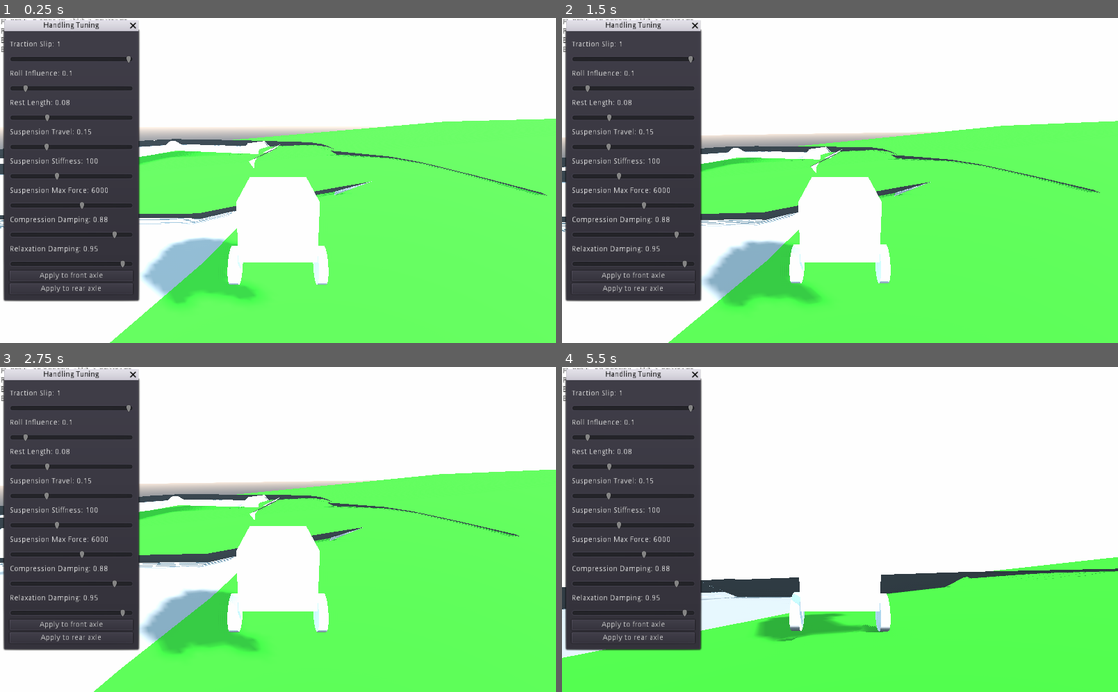
Above: before the commit, frames 1-4 (two rows, left to right).
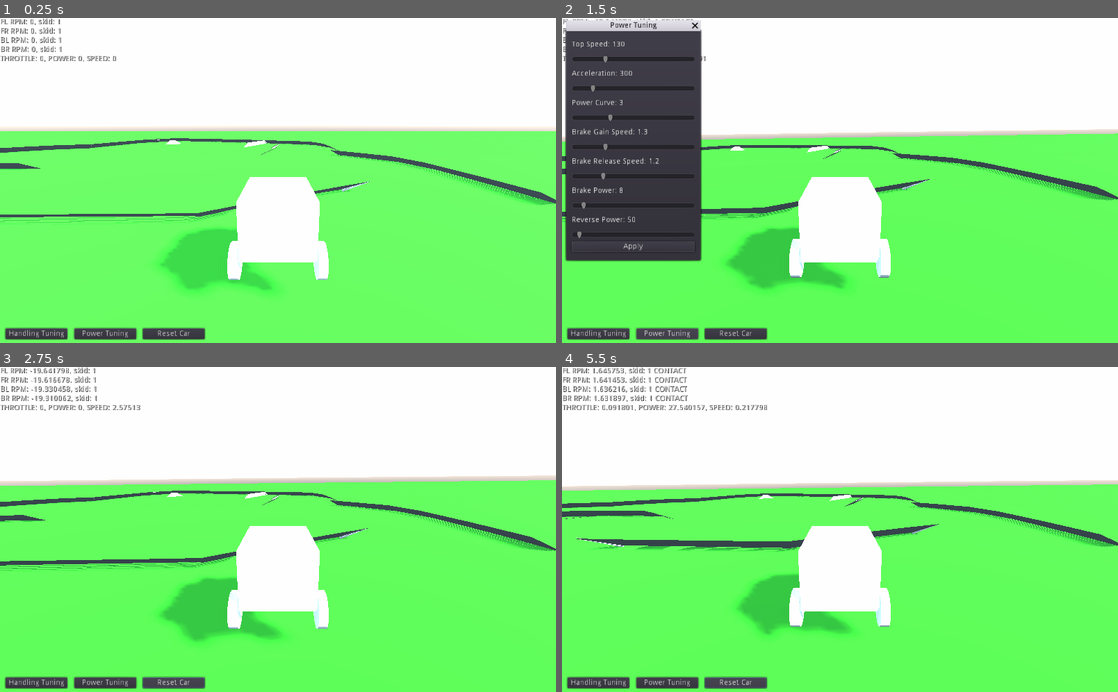
Above: after the commit, the same moments.

Repository: gampixi/carty
Game: Godot game, scene res://scenes/levels/TestTrackLevel.tscn
Same seed, same stepped clock (60 frames per second), same inputs: the game is played once before the commit and once after it.
Inputs (mouse positions are in pixels of both pictures, inside the frame that each line leads up to):
- Up to frame 1 (0.25 s): no input
- Up to frame 2 (1.5 s): click (600, 333) at 0.5 s, where only the run after the commit has a clickable "Handling Tuning"; click (667, 333) at 1.25 s, where only the run after the commit has a clickable "Power Tuning"
- Up to frame 3 (2.75 s): click (172, 682) at 2 s, where only the run after the commit has a clickable "Reset Car"
- Up to frame 4 (5.5 s): hold D (steer_right) 2.78-3.53 s; hold S (brake) 3.53-4.28 s; hold D (steer_right) 4.28-5.03 s; hold W (accelerate) from 5.03 s (still down)

The runs differ from the first frame. In frame 1, 33% of the frame differs, in the area x 0-100%, y 0-100%; in frame 2, 17%; in frame 3, 33%; in frame 4, 45%.

Commit message:
Gears scrapped but car is pretty cool now

Diff:
--- a/game/project.godot
+++ b/game/project.godot
@@ -8,9 +8,26 @@
 
 config_version=4
 
-_global_script_classes=[  ]
+_global_script_classes=[ {
+"base": "Resource",
+"class": "AxleTuning",
+"language": "GDScript",
+"path": "res://scripts/resources/axle_tuning.gd"
+}, {
+"base": "VehicleBody",
+"class": "Car",
+"language": "GDScript",
+"path": "res://scripts/car.gd"
+}, {
+"base": "Resource",
+"class": "PowerTuning",
+"language": "GDScript",
+"path": "res://scripts/resources/power_tuning.gd"
+} ]
 _global_script_class_icons={
-
+"AxleTuning": "",
+"Car": "",
+"PowerTuning": ""
 }
 
 [application]
--- a/game/resources/tunings/test_front.tres
+++ b/game/resources/axle_tunings/test_front.tres
@@ -4,11 +4,11 @@
 
 [resource]
 script = ExtResource( 1 )
-roll = 0.1
-slip = 1.0
-rest = 0.08
-travel = 0.15
-stiffness = 100
+roll = 0.5
+slip = 1.6
+rest = 0.01
+travel = 0.19
+stiffness = 75
 max_force = 6000
-compression = 0.88
-relaxation = 0.95
+compression = 1.0
+relaxation = 1.0
--- a/game/resources/tunings/test_rear.tres
+++ b/game/resources/axle_tunings/test_rear.tres
@@ -4,11 +4,11 @@
 
 [resource]
 script = ExtResource( 1 )
-roll = 0.1
-slip = 1.0
-rest = 0.08
-travel = 0.15
-stiffness = 100
+roll = 0.5
+slip = 1.2
+rest = 0.01
+travel = 0.19
+stiffness = 75
 max_force = 6000
-compression = 0.88
-relaxation = 0.95
+compression = 1.0
+relaxation = 1.0
--- /dev/null
+++ b/game/resources/power_tunings/test_car_power.tres
@@ -0,0 +1,16 @@
+[gd_resource type="Resource" load_steps=2 format=2]
+
+[ext_resource path="res://scripts/resources/power_tuning.gd" type="Script" id=1]
+
+[resource]
+script = ExtResource( 1 )
+top_speed = 130.0
+acceleration = 300.0
+base_throttle_gain = 0.2
+speed_throttle_gain_mult = 0.02
+throttle_release = 0.8
+power_gain_curve = 3.0
+brake_gain = 1.3
+brake_release = 1.2
+brake_power = 8.0
+reverse_power = 50.0
--- a/game/scenes/levels/TestTrackLevel.tscn
+++ b/game/scenes/levels/TestTrackLevel.tscn
@@ -1,9 +1,9 @@
-[gd_scene load_steps=6 format=2]
+[gd_scene load_steps=9 format=2]
 
 [ext_resource path="res://scenes/prefabs/cars/TestCar.tscn" type="PackedScene" id=1]
 [ext_resource path="res://scenes/tracks/TestTrack.tscn" type="PackedScene" id=2]
 [ext_resource path="res://scenes/ui/windows/HandlingTuningWindow.tscn" type="PackedScene" id=3]
-[ext_resource path="res://resources/tunings/test_front.tres" type="Resource" id=4]
+[ext_resource path="res://scenes/ui/windows/PowerTuningWindow.tscn" type="PackedScene" id=5]
 
 [sub_resource type="GDScript" id=1]
 script/source = "extends Label
@@ -14,7 +14,8 @@
 \"\"\"FL RPM: {fl_rpm}, skid: {fl_skid} {fl_contact}
 FR RPM: {fr_rpm}, skid: {fr_skid} {fr_contact}
 BL RPM: {bl_rpm}, skid: {bl_skid} {bl_contact}
-BR RPM: {br_rpm}, skid: {br_skid} {br_contact}\"\"\"
+BR RPM: {br_rpm}, skid: {br_skid} {br_contact}
+THROTTLE: {throttle}, POWER: {power}, SPEED: {speed}\"\"\"
 
 func _ready():
 	car = get_node(car)
@@ -24,8 +25,50 @@
 		\"fl_rpm\": car.wheel_fl.get_rpm(), \"fl_skid\": car.wheel_fl.get_skidinfo(), \"fl_contact\": \"CONTACT\" if car.wheel_fl.is_in_contact() else \"\",\\
 		\"fr_rpm\": car.wheel_fr.get_rpm(), \"fr_skid\": car.wheel_fr.get_skidinfo(), \"fr_contact\": \"CONTACT\" if car.wheel_fr.is_in_contact() else \"\",\\
 		\"bl_rpm\": car.wheel_bl.get_rpm(), \"bl_skid\": car.wheel_bl.get_skidinfo(), \"bl_contact\": \"CONTACT\" if car.wheel_bl.is_in_contact() else \"\",\\
-		\"br_rpm\": car.wheel_br.get_rpm(), \"br_skid\": car.wheel_br.get_skidinfo(), \"br_contact\": \"CONTACT\" if car.wheel_br.is_in_contact() else \"\"\\
+		\"br_rpm\": car.wheel_br.get_rpm(), \"br_skid\": car.wheel_br.get_skidinfo(), \"br_contact\": \"CONTACT\" if car.wheel_br.is_in_contact() else \"\",\\
+		\"throttle\": car.throttle, \"power\": car.power_tuning.power(car.get_speed(), car.throttle), \"speed\": car.get_speed()\\
 		}))
+"
+
+[sub_resource type="GDScript" id=2]
+script/source = "extends Button
+
+# Handling Tuning Button
+
+onready var window = $\"../HandlingTuningWindow\"
+
+func _on_HandlingTuningButton_pressed():
+	window.popup()
+"
+
+[sub_resource type="GDScript" id=3]
+script/source = "extends Button
+
+# Power Tuning Button
+
+onready var window = $\"../PowerTuningWindow\"
+
+func _on_PowerTuningButton_pressed():
+	window.popup()
+"
+
+[sub_resource type="GDScript" id=4]
+script/source = "extends Button
+
+# Reset Car Button
+
+export(NodePath) var car
+var _start_pos
+var _start_rot
+
+func _ready():
+	car = get_node(car)
+	_start_pos = car.translation
+	_start_rot = car.rotation
+
+func _on_ResetCarButton_pressed():
+	car.translation = _start_pos
+	car.rotation = _start_rot
 "
 
 [node name="Spatial" type="Spatial"]
@@ -54,4 +97,48 @@
 car = NodePath("../TestCar")
 
 [node name="HandlingTuningWindow" parent="." instance=ExtResource( 3 )]
-base_tuning = ExtResource( 4 )
+
+[node name="PowerTuningWindow" parent="." instance=ExtResource( 5 )]
+
+[node name="HandlingTuningButton" type="Button" parent="."]
+anchor_top = 1.0
+anchor_bottom = 1.0
+margin_left = 10.0
+margin_top = -27.0
+margin_right = 124.0
+margin_bottom = -7.0
+text = "Handling Tuning"
+script = SubResource( 2 )
+__meta__ = {
+"_edit_use_anchors_": false
+}
+
+[node name="PowerTuningButton" type="Button" parent="."]
+anchor_top = 1.0
+anchor_bottom = 1.0
+margin_left = 137.0
+margin_top = -27.0
+margin_right = 251.0
+margin_bottom = -7.0
+text = "Power Tuning"
+script = SubResource( 3 )
+__meta__ = {
+"_edit_use_anchors_": false
+}
+
+[node name="ResetCarButton" type="Button" parent="."]
+anchor_top = 1.0
+anchor_bottom = 1.0
+margin_left = 263.0
+margin_top = -27.0
+margin_right = 377.0
+margin_bottom = -7.0
+text = "Reset Car"
+script = SubResource( 4 )
+__meta__ = {
+"_edit_use_anchors_": false
+}
+car = NodePath("../TestCar")
+[connection signal="pressed" from="HandlingTuningButton" to="HandlingTuningButton" method="_on_HandlingTuningButton_pressed"]
+[connection signal="pressed" from="PowerTuningButton" to="PowerTuningButton" method="_on_PowerTuningButton_pressed"]
+[connection signal="pressed" from="ResetCarButton" to="ResetCarButton" method="_on_ResetCarButton_pressed"]
--- a/game/scenes/prefabs/cars/TestCar.tscn
+++ b/game/scenes/prefabs/cars/TestCar.tscn
@@ -1,8 +1,9 @@
-[gd_scene load_steps=8 format=2]
+[gd_scene load_steps=9 format=2]
 
 [ext_resource path="res://scripts/car.gd" type="Script" id=1]
-[ext_resource path="res://resources/tunings/test_front.tres" type="Resource" id=2]
-[ext_resource path="res://resources/tunings/test_rear.tres" type="Resource" id=3]
+[ext_resource path="res://resources/axle_tunings/test_front.tres" type="Resource" id=2]
+[ext_resource path="res://resources/axle_tunings/test_rear.tres" type="Resource" id=3]
+[ext_resource path="res://resources/power_tunings/test_car_power.tres" type="Resource" id=4]
 
 [sub_resource type="BoxShape" id=1]
 extents = Vector3( 0.94878, 0.399104, 0.49639 )
@@ -32,6 +33,7 @@
 wheel_fl = NodePath("Wheel_FL")
 front_tuning = ExtResource( 2 )
 rear_tuning = ExtResource( 3 )
+power_tuning = ExtResource( 4 )
 
 [node name="CollisionShape" type="CollisionShape" parent="."]
 transform = Transform( 1.31134e-07, 0, -1, 0, 1, 0, 1, 0, 1.31134e-07, 0, 0.308507, 0.0143123 )
--- a/game/scenes/tracks/TestTrack.tscn
+++ b/game/scenes/tracks/TestTrack.tscn
@@ -124,14 +124,14 @@
 
 [node name="Path" type="Path" parent="."]
 transform = Transform( 1, 0, 0, 0, 1, 0, 0, 0, 1, 0.00453854, -0.0210471, -0.0408227 )
-curve = SubResource( 3 )
+curve = SubResource( 6 )
 
 [node name="CSGCombiner2" type="CSGCombiner" parent="."]
 material_override = SubResource( 9 )
 use_collision = true
 
 [node name="CSGBox" type="CSGBox" parent="CSGCombiner2"]
-transform = Transform( 0.996539, -0.0831213, 0, 0.0831213, 0.996539, 0, 0, 0, 1, 0, -0.939296, -13.9667 )
+transform = Transform( 1, 0, 0, 0, 1, 0, 0, 0, 1, 0, -0.475186, 0 )
 material_override = SubResource( 9 )
-width = 100.0
-depth = 100.0
+width = 500.0
+depth = 500.0
--- a/game/scenes/ui/windows/HandlingTuningWindow.tscn
+++ b/game/scenes/ui/windows/HandlingTuningWindow.tscn
@@ -1,6 +1,7 @@
-[gd_scene load_steps=3 format=2]
+[gd_scene load_steps=4 format=2]
 
 [ext_resource path="res://scenes/ui/controls/LabeledHSlider.tscn" type="PackedScene" id=1]
+[ext_resource path="res://resources/axle_tunings/test_front.tres" type="Resource" id=2]
 
 [sub_resource type="GDScript" id=1]
 script/source = "extends WindowDialog
@@ -19,7 +20,6 @@
 
 func _ready():
 	car = get_node(car)
-	popup()
 
 func _create_tuning():
 	var tune = base_tuning.duplicate()
@@ -36,10 +36,8 @@
 func _on_ApplyFrontButton_pressed():
 	car.set_front_tuning(_create_tuning())
 
-
 func _on_ApplyRearButton_pressed():
 	car.set_rear_tuning(_create_tuning())
-
 
 func _on_HandlingTuningWindow_about_to_show():
 	var tune = car.front_tuning
@@ -57,13 +55,13 @@
 margin_top = 23.0
 margin_right = 247.0
 margin_bottom = 520.0
-popup_exclusive = true
 window_title = "Handling Tuning"
 script = SubResource( 1 )
 __meta__ = {
 "_edit_use_anchors_": false
 }
 car = NodePath("../TestCar")
+base_tuning = ExtResource( 2 )
 
 [node name="VBoxContainer" type="VBoxContainer" parent="."]
 anchor_right = 1.0
@@ -80,6 +78,7 @@
 [node name="SlipSlider" parent="VBoxContainer" instance=ExtResource( 1 )]
 margin_right = 227.0
 var_name = "Traction Slip"
+max_value = 5.0
 
 [node name="RollSlider" parent="VBoxContainer" instance=ExtResource( 1 )]
 margin_top = 54.0
--- /dev/null
+++ b/game/scenes/ui/windows/PowerTuningWindow.tscn
@@ -0,0 +1,134 @@
+[gd_scene load_steps=4 format=2]
+
+[ext_resource path="res://scenes/ui/controls/LabeledHSlider.tscn" type="PackedScene" id=1]
+[ext_resource path="res://resources/power_tunings/test_car_power.tres" type="Resource" id=2]
+
+[sub_resource type="GDScript" id=1]
+script/source = "extends WindowDialog
+
+onready var slider_top_speed = $VBoxContainer/TopSpeedSlider/HSlider
+onready var slider_acceleration = $VBoxContainer/AccelerationSlider/HSlider
+onready var slider_power_curve = $VBoxContainer/PowerCurveSlider/HSlider
+onready var slider_brake_gain = $VBoxContainer/BrakeGainSlider/HSlider
+onready var slider_brake_release = $VBoxContainer/BrakeReleaseSlider/HSlider
+onready var slider_brake_power = $VBoxContainer/BrakePowerSlider/HSlider
+onready var slider_reverse_power = $VBoxContainer/ReversePowerSlider/HSlider
+
+export(NodePath) var car
+export(Resource) var base_tuning
+
+func _ready():
+	car = get_node(car)
+
+func _create_tuning():
+	var tune = base_tuning.duplicate()
+	tune.top_speed = slider_top_speed.value
+	tune.acceleration = slider_acceleration.value
+	tune.power_gain_curve = slider_power_curve.value
+	tune.brake_gain = slider_brake_gain.value
+	tune.brake_release = slider_brake_release.value
+	tune.brake_power = slider_brake_power.value
+	tune.reverse_power = slider_reverse_power.value
+	return tune
+
+
+func _on_HandlingTuningWindow_about_to_show():
+	var tune = car.power_tuning
+	slider_top_speed.value = tune.top_speed
+	slider_acceleration.value = tune.acceleration
+	slider_power_curve.value = tune.power_gain_curve
+	slider_brake_gain.value = tune.brake_gain
+	slider_brake_release.value = tune.brake_release
+	slider_brake_power.value = tune.brake_power
+	slider_reverse_power.value = tune.reverse_power
+
+
+func _on_ApplyButton_pressed():
+	car.power_tuning = _create_tuning()
+"
+
+[node name="PowerTuningWindow" type="WindowDialog"]
+margin_top = 24.0
+margin_right = 247.0
+margin_bottom = 447.0
+window_title = "Power Tuning"
+script = SubResource( 1 )
+__meta__ = {
+"_edit_use_anchors_": false
+}
+car = NodePath("../TestCar")
+base_tuning = ExtResource( 2 )
+
+[node name="VBoxContainer" type="VBoxContainer" parent="."]
+anchor_right = 1.0
+anchor_bottom = 0.025
+margin_left = 10.0
+margin_top = 10.0
+margin_right = -10.0
+margin_bottom = 75.0
+grow_horizontal = 2
+__meta__ = {
+"_edit_use_anchors_": false
+}
+
+[node name="TopSpeedSlider" parent="VBoxContainer" instance=ExtResource( 1 )]
+margin_right = 227.0
+var_name = "Top Speed"
+min_value = 1.0
+max_value = 500.0
+
+[node name="AccelerationSlider" parent="VBoxContainer" instance=ExtResource( 1 )]
+margin_top = 54.0
+margin_right = 227.0
+margin_bottom = 104.0
+var_name = "Acceleration"
+min_value = 1.0
+max_value = 2000.0
+
+[node name="PowerCurveSlider" parent="VBoxContainer" instance=ExtResource( 1 )]
+margin_top = 108.0
+margin_right = 227.0
+margin_bottom = 158.0
+var_name = "Power Curve"
+min_value = 0.01
+max_value = 10.0
+
+[node name="BrakeGainSlider" parent="VBoxContainer" instance=ExtResource( 1 )]
+margin_top = 162.0
+margin_right = 227.0
+margin_bottom = 212.0
+var_name = "Brake Gain Speed"
+min_value = 0.01
+max_value = 5.0
+
+[node name="BrakeReleaseSlider" parent="VBoxContainer" instance=ExtResource( 1 )]
+margin_top = 216.0
+margin_right = 227.0
+margin_bottom = 266.0
+var_name = "Brake Release Speed"
+min_value = 0.01
+max_value = 5.0
+
+[node name="BrakePowerSlider" parent="VBoxContainer" instance=ExtResource( 1 )]
+margin_top = 270.0
+margin_right = 227.0
+margin_bottom = 320.0
+var_name = "Brake Power"
+min_value = 1.0
+max_value = 100.0
+
+[node name="ReversePowerSlider" parent="VBoxContainer" instance=ExtResource( 1 )]
+margin_top = 324.0
+margin_right = 227.0
+margin_bottom = 374.0
+var_name = "Reverse Power"
+min_value = 1.0
+max_value = 1500.0
+
+[node name="ApplyButton" type="Button" parent="VBoxContainer"]
+margin_top = 378.0
+margin_right = 227.0
+margin_bottom = 398.0
+text = "Apply"
+[connection signal="about_to_show" from="." to="." method="_on_HandlingTuningWindow_about_to_show"]
+[connection signal="pressed" from="VBoxContainer/ApplyButton" to="." method="_on_ApplyButton_pressed"]
--- a/game/scripts/car.gd
+++ b/game/scripts/car.gd
@@ -1,4 +1,6 @@
 extends VehicleBody
+
+class_name Car
 
 export(NodePath) var wheel_br
 export(NodePath) var wheel_bl
@@ -11,6 +13,12 @@
 export(Resource) var front_tuning
 export(Resource) var rear_tuning
 export(Resource) var power_tuning
+
+var _steer_gain = 5
+
+var steer_dir = 0
+var throttle = 0
+var brakes = 0
 
 func _ready():
 	wheel_br = get_node(wheel_br)
@@ -44,22 +52,48 @@
 	rear_tuning = tuning
 	_set_axle_tuning(tuning, rear_axle)
 
-func _physics_process(_delta):
+func get_speed():
+	var p = 0.0
+	for wheel in rear_axle:
+		p += pow(wheel.get_rpm(), 2)
+	p = sqrt(p)
+	return ((p*2*PI*rear_axle[0].wheel_radius)/60)*3.6 #P is 2pi*radius meters per minute
+
+func _physics_process(delta):
 	if Input.is_action_pressed("accelerate"):
-		engine_force = 150
-	elif Input.is_action_pressed("brake"):
-		if(wheel_br.get_rpm() > 5):
-			brake = 20
-			engine_force = 0
+		throttle += power_tuning.throttle_gain(get_speed()) * delta
+	else:
+		throttle -= power_tuning.throttle_release * delta
+
+	if Input.is_action_pressed("brake"):
+		brakes += power_tuning.brake_gain * delta
+	else:
+		brakes -= power_tuning.brake_release * delta
+
+	if Input.is_action_pressed("steer_right"):
+		steer_dir -= _steer_gain * delta
+	elif Input.is_action_pressed("steer_left"):
+		steer_dir += _steer_gain * delta
+	else:
+		if steer_dir < -0.1:
+			steer_dir += _steer_gain * delta
+		elif steer_dir > 0.1:
+			steer_dir -= _steer_gain * delta
+		else:
+			steer_dir = 0
+
+	throttle = clamp(throttle, 0, 1)
+	brakes = clamp(brakes, 0, 1)
+	steer_dir = clamp(steer_dir, -1, 1)
+
+	engine_force = power_tuning.power(get_speed(), throttle)
+	brake = power_tuning.brake_power * brakes
+
+	if Input.is_action_pressed("brake"):
+		if(wheel_br.get_rpm() > 3):
+			brake = power_tuning.brake_power * brakes
 		else:
 			brake = 0
-			engine_force = -50
-	else:
-		engine_force = 0
-		brake = 0
+			engine_force = -power_tuning.reverse_power
 
-	steering = 0
-	if Input.is_action_pressed("steer_right"):
-		steering -= 0.4;
-	if Input.is_action_pressed("steer_left"):
-		steering += 0.4;
+	steering = 0.4 * steer_dir
--- a/game/scripts/resources/axle_tuning.gd
+++ b/game/scripts/resources/axle_tuning.gd
@@ -1,4 +1,6 @@
 extends Resource
+
+class_name AxleTuning
 
 export var roll = 0.1
 export var slip = 1.0
--- a/game/scripts/resources/power_tuning.gd
+++ b/game/scripts/resources/power_tuning.gd
@@ -1,3 +1,23 @@
 extends Resource
 
-# export var
+class_name PowerTuning
+
+export var top_speed = 100.0
+export var acceleration = 250.0
+export var base_throttle_gain = 0.2
+export var speed_throttle_gain_mult = 0.1
+export var throttle_release = 0.8
+export var power_gain_curve = 2.0 #-x^a + 1 [0;1]
+export var brake_gain = 0.7
+export var brake_release = 1.6
+export var brake_power = 15.0
+export var reverse_power = 50.0
+
+func power(speed, throttle):
+	var k = speed / top_speed
+	k = clamp(k, 0, 1)
+
+	return (1 - (pow(k, power_gain_curve))) * acceleration * throttle
+
+func throttle_gain(speed):
+	return base_throttle_gain + (speed * speed_throttle_gain_mult)
Not shown: 6 places in game/scenes/prefabs/cars/TestCar.tscn that only renumber resources
Not shown: 3 places in game/scenes/tracks/TestTrack.tscn that only renumber resources
Not shown, changed: .gitignore
